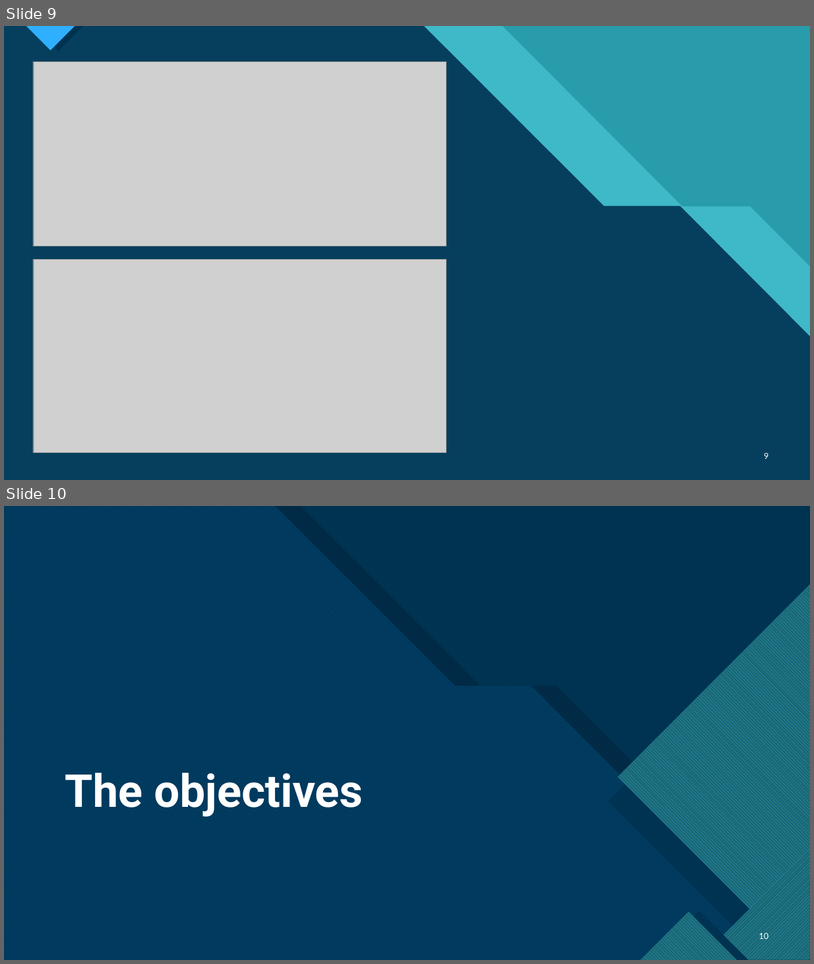
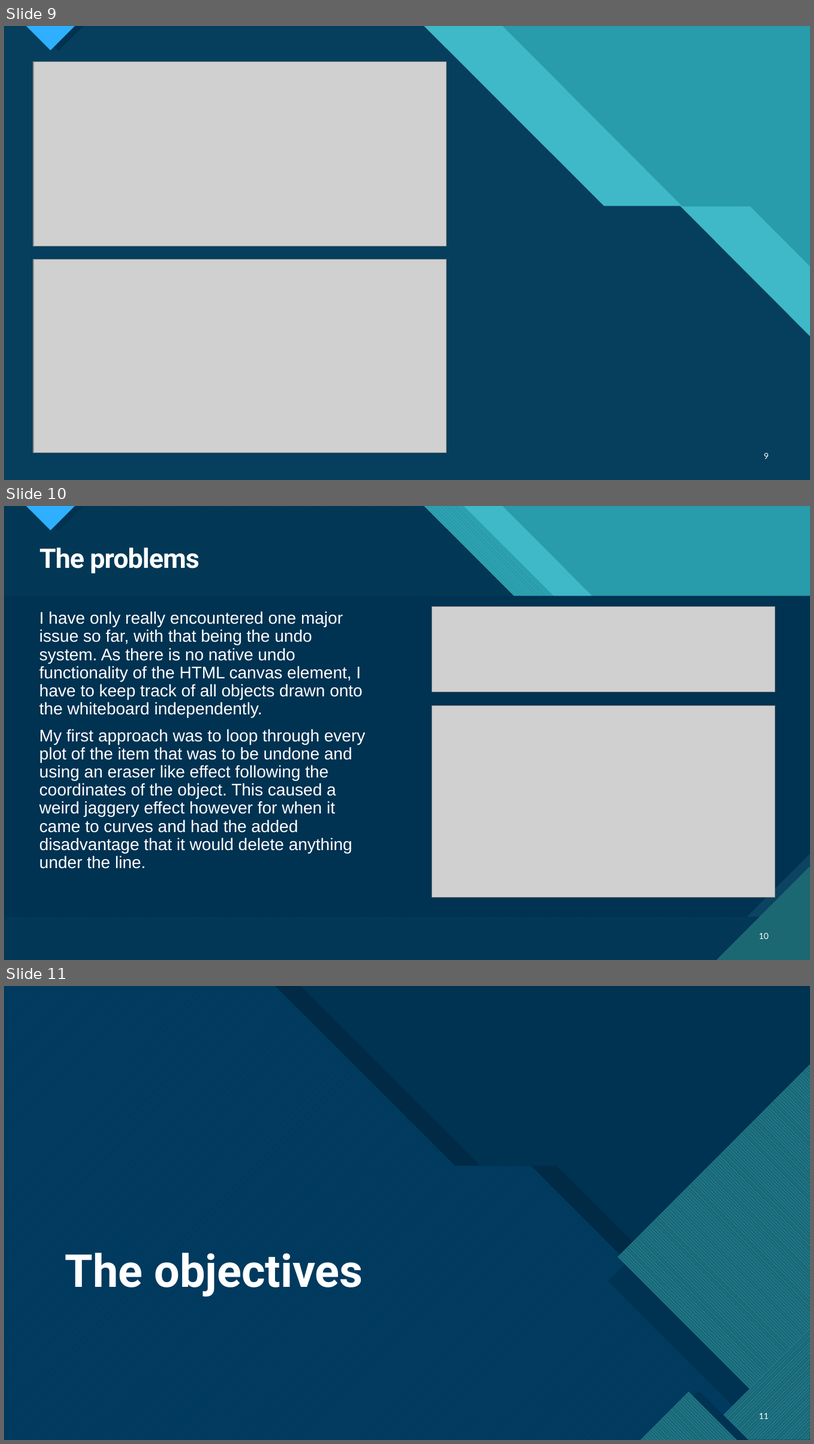
Before and after one commit to joshua-bouv/whiteboard, a slide deck: docs/oral_presentation.pptx. Shown one above the other, each under a label of ours: slides 9 and 10 before the commit, slides 9, 10 and 11 after it. The pictures are 814x964 and 814x1444 pixels, drawn with LibreOffice and Linux fonts; fonts in the diff are those of the drawing; grey boxes stand for pictures. Boxes give left, top, right and bottom in pixels: in the first picture for what was removed or moved away, otherwise in the second. Text is boxed around its words. In the diff, an @@ line names an element or a change of style, - is before the commit and + after.

```diff
--- a/docs/oral_presentation.pptx
+++ b/docs/oral_presentation.pptx
@@ slide 10 added at [4,506,810,960], background #47C3D3; not listed: 17 template elements that a slide beside it also shows @@
@@ freeform shape added at [4,506,810,960], fill pattern #47C3D3 on #1B6872 @@
@@ title added at [39,547,200,573], 32 pt, text #FFFFFF, bold @@
+The problems
@@ text added at [39,611,366,868], 20 pt, text #FFFFFF @@
+I have only really encountered one major issue so far, with that being the undo system. As there is no native undo functionality of the HTML canvas element, I have to keep track of all objects drawn onto the whiteboard independently.
+My first approach was to loop through every plot of the item that was to be undone and using an eraser like effect following the coordinates of the object. This caused a weird jaggery effect however for when it came to curves and had the added disadvantage that it would delete anything under the line.
@@ picture added at [432,606,776,692] @@
@@ picture added at [432,706,776,897] @@
@@ page number added at [759,933,769,939], 10 pt, text #FFFFFF @@
+10
@@ what was slide 10 is now slide 11 @@
@@ page number at [759,1411,769,1421]: text changed @@
-10
+11
```
Also in this commit, not shown: 1 slide changed.
